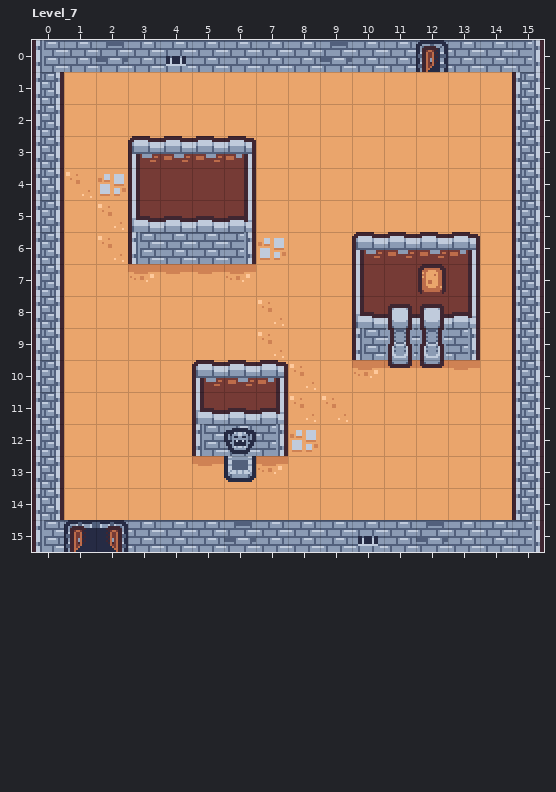
Level history. LDtk project: resources/ldtk-levels/test1.ldtk. Above: the version before the commit.
Cells are 16x16 px. Shown: Level_7 x 0..15, y 0..15. The commit also changed other parts of the map, which this record leaves out.
Once edited:
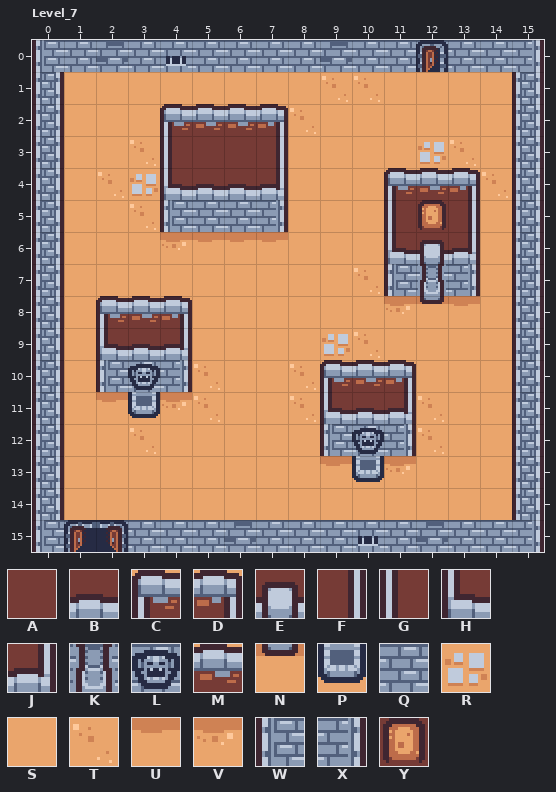
Key: from "Dungeon": A 0, B 2, C 4, D 5, E 6, F 13, G 15, H 16, J 17, K 18, L 19, M 26, N 30, P 31, Q 40, R 42, S 48, T 49, U 50, V 51, W 57, X 59, Y 0 under 66.
_ is an empty cell, # one hidden under a higher layer.
Change:
{"where": "layer \"Floor\""}
{"y":1,"x":9,"old":"SS","new":"TT"}
{"y":2,"x":8,"old":"S","new":"T"}
{"y":3,"x":3,"old":"#","new":"T"}
{"y":3,"x":12,"old":"SS","new":"RT"}
{"y":4,"x":1,"old":"TR#","new":"STR"}
{"y":4,"x":14,"old":"S","new":"T"}
{"y":5,"x":2,"old":"T#","new":"ST"}
{"y":6,"x":2,"old":"T","new":"S"}
{"y":6,"x":7,"old":"R","new":"#"}
{"y":7,"x":10,"old":"#","new":"T"}
{"y":8,"x":7,"old":"T","new":"S"}
{"y":9,"x":7,"old":"T","new":"S"}
{"y":9,"x":9,"old":"S#","new":"RT"}
{"y":10,"x":5,"old":"#","new":"T"}
{"y":11,"x":5,"old":"#","new":"T"}
{"y":11,"x":12,"old":"S","new":"T"}
{"y":12,"x":3,"old":"S","new":"T"}
{"y":12,"x":8,"old":"R","new":"S"}
{"y":12,"x":11,"old":"SS","new":"#T"}
{"where": "layer \"Walls\""}
{"y":2,"x":4,"old":"____","new":"CMMD"}
{"y":3,"x":3,"old":"CMMD_","new":"_GAAF"}
{"y":4,"x":3,"old":"GAAF_","new":"_HBBJ"}
{"y":4,"x":11,"old":"___","new":"CMD"}
{"y":5,"x":3,"old":"HBBJ_","new":"_WQQX"}
{"y":5,"x":11,"old":"___","new":"GYF"}
{"y":6,"x":3,"old":"WQQX_","new":"_VUUU"}
{"y":6,"x":10,"old":"CMMD","new":"_HEJ"}
{"y":7,"x":3,"old":"VUUV","new":"____"}
{"y":7,"x":10,"old":"GAYF","new":"_WKX"}
{"y":8,"x":2,"old":"___","new":"CMD"}
{"y":8,"x":10,"old":"HEEJ","new":"_VNU"}
{"y":9,"x":2,"old":"___","new":"HBJ"}
{"y":9,"x":10,"old":"WKKX","new":"____"}
{"y":10,"x":2,"old":"___CMD","new":"WLX___"}
{"y":10,"x":9,"old":"_VNNU","new":"CMD__"}
{"y":11,"x":2,"old":"___HBJ","new":"UPV___"}
{"y":11,"x":9,"old":"T__","new":"HBJ"}
{"y":12,"x":5,"old":"WLX","new":"___"}
{"y":12,"x":9,"old":"___","new":"WLX"}
{"y":13,"x":5,"old":"UPV","new":"___"}
{"y":13,"x":9,"old":"___","new":"UPV"}
